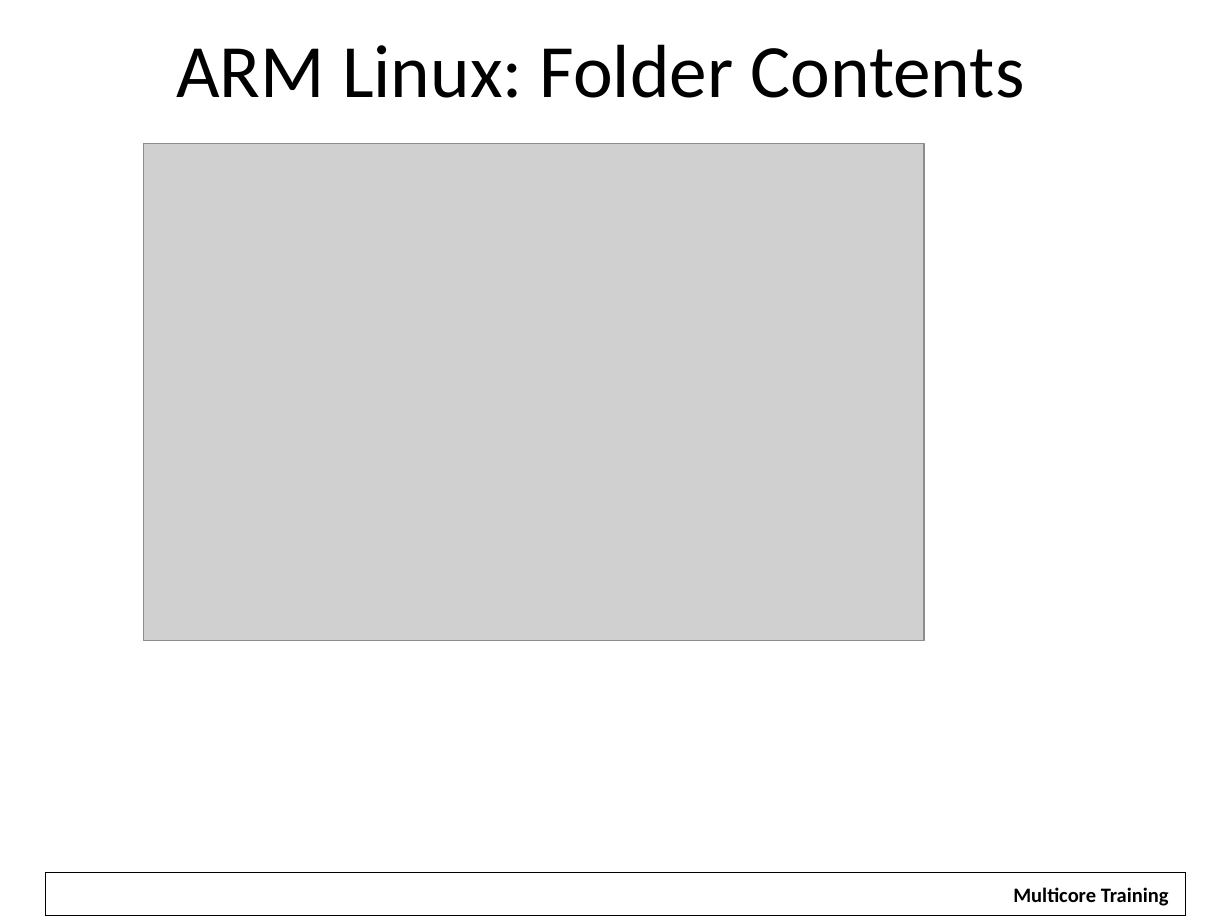
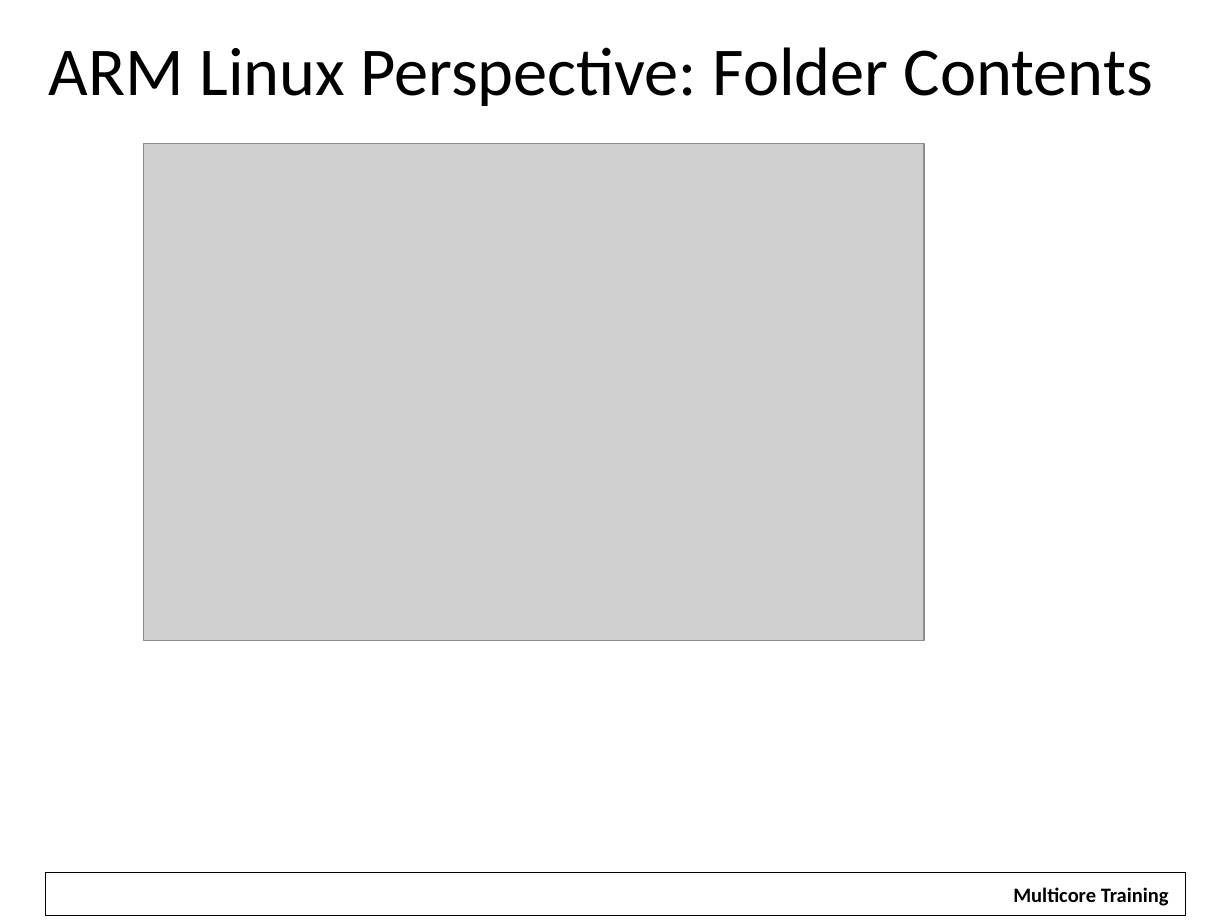
Before and after one commit to hari1989/keystone-workshop, a slide deck: slide 29 of slides/KeyStone Software.pptx (slide 17 before the commit). Drawn at 1232x924 pixels with LibreOffice and Linux fonts; fonts in the diff are those of the drawing; grey boxes stand for pictures; background and template pictures are left out. Boxes give left, top, right and bottom in pixels: in the first picture for what was removed or moved away, otherwise in the second. Text is boxed around its words. In the diff, an @@ line names an element or a change of style, - is before the commit and + after.

```diff
--- a/slides/KeyStone Software.pptx
+++ b/slides/KeyStone Software.pptx
@@ text at [49,47,1153,106]: text changed; size 44 to 40 pt @@
-ARM Linux: Folder Contents
+ARM Linux Perspective: Folder Contents
```
Also in this commit, not shown: 15 other slides changed, 38 slides added, 8 slides removed.
